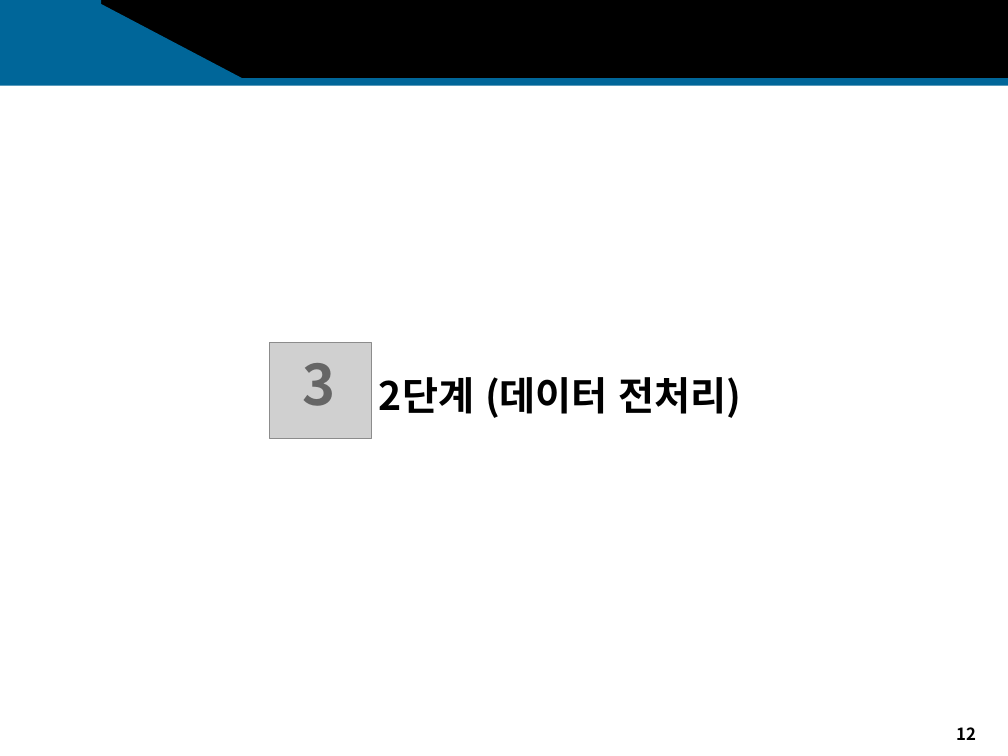
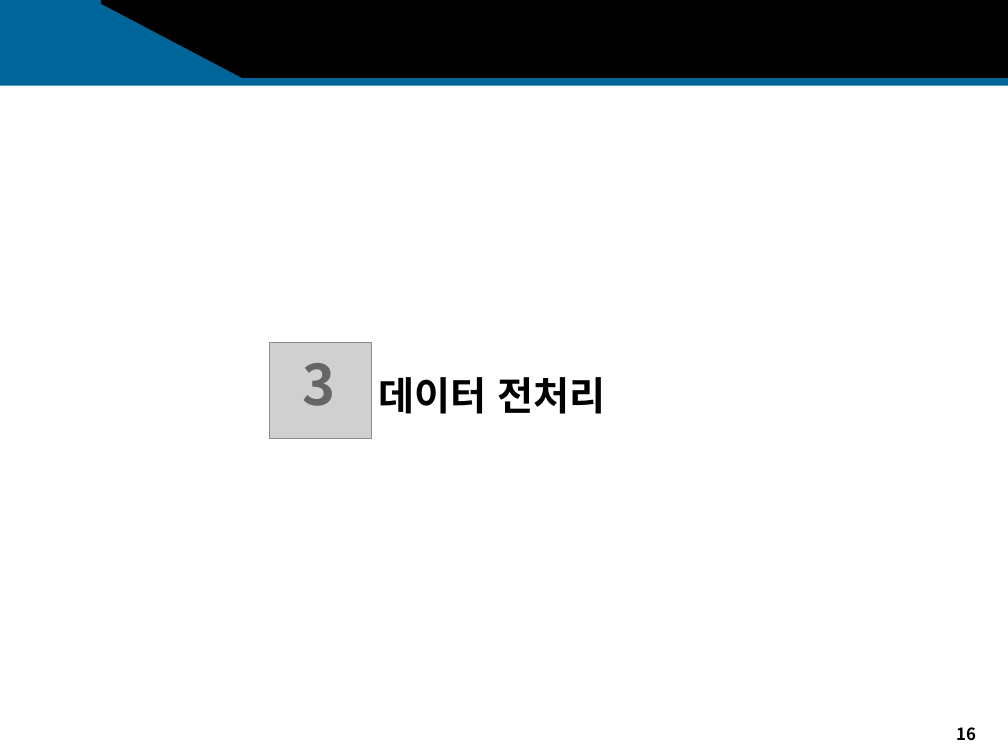
Before and after one commit to sakura09040904/Portfolio, a slide deck: slide 16 of 2. 1학년2학기/1. 어프렌티스 프로젝트/11주차_기말프로젝트/11주차_과제_발표자료.pptx (slide 12 before the commit). Drawn at 1008x756 pixels with LibreOffice and Linux fonts; fonts in the diff are those of the drawing; grey boxes stand for pictures; background and template pictures are left out. Boxes give left, top, right and bottom in pixels: in the first picture for what was removed or moved away, otherwise in the second. Text is boxed around its words. In the diff, an @@ line names an element or a change of style, - is before the commit and + after.

```diff
--- a/2. 1학년2학기/1. 어프렌티스 프로젝트/11주차_기말프로젝트/11주차_과제_발표자료.pptx
+++ b/2. 1학년2학기/1. 어프렌티스 프로젝트/11주차_기말프로젝트/11주차_과제_발표자료.pptx
@@ text at box(379, 377, 606, 414): text changed @@
-2단계 (데이터 전처리)
+데이터 전처리
@@ page number at box(956, 727, 976, 741): text changed @@
-12
+16
```
Also in this commit, not shown: 20 other slides changed, 1 slide added, 4 slides removed, 2 other files.
